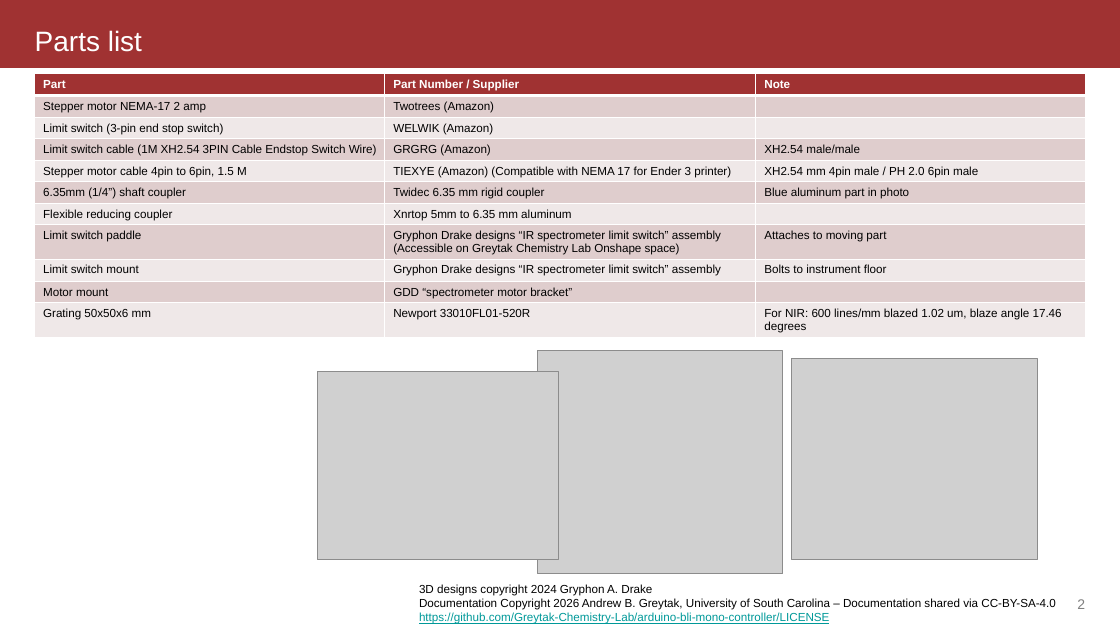
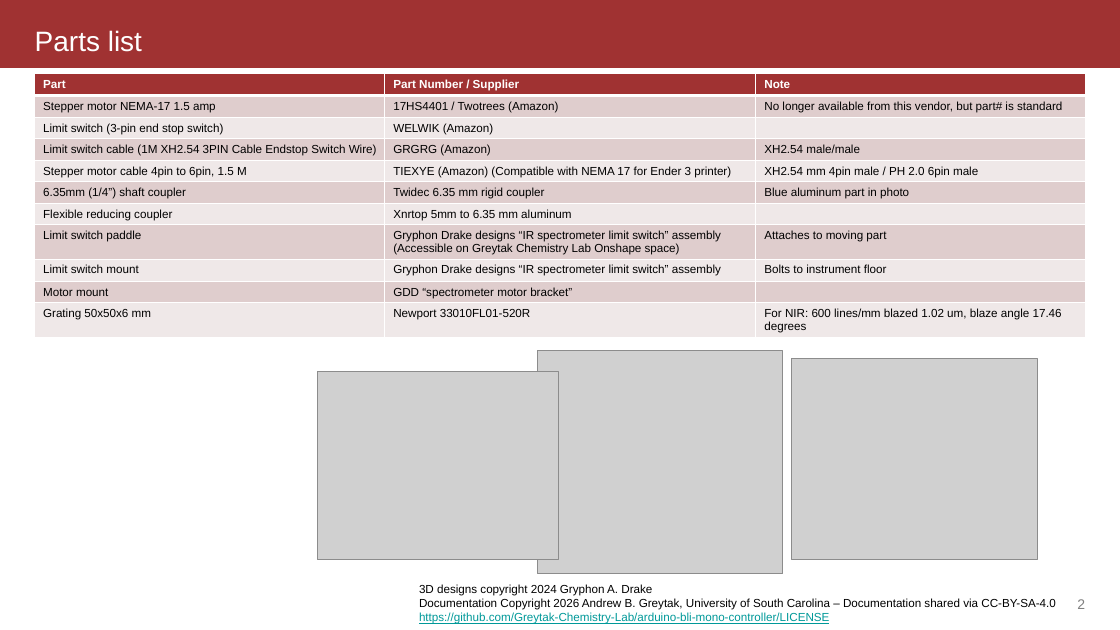
Before and after one commit to Greytak-Chemistry-Lab/arduino-bli-mono-controller, a slide deck: slide 2 of og/layouts/spectrometer hardware/parts and part list.pptx. Drawn at 1120x630 pixels with LibreOffice and Linux fonts; fonts in the diff are those of the drawing; grey boxes stand for pictures; background and template pictures are left out. Boxes give left, top, right and bottom in pixels: in the first picture for what was removed or moved away, otherwise in the second. Text is boxed around its words. In the diff, an @@ line names an element or a change of style, - is before the commit and + after.

```diff
--- a/og/layouts/spectrometer hardware/parts and part list.pptx
+++ b/og/layouts/spectrometer hardware/parts and part list.pptx
@@ table at box(34, 74, 1086, 349) @@
-row 2: Stepper motor NEMA-17 2 amp | Twotrees (Amazon) | 
+row 2: Stepper motor NEMA-17 1.5 amp | 17HS4401 / Twotrees (Amazon) | No longer available from this vendor, but part# is standard
```
Also in this commit, not shown: 1 other slide changed.
